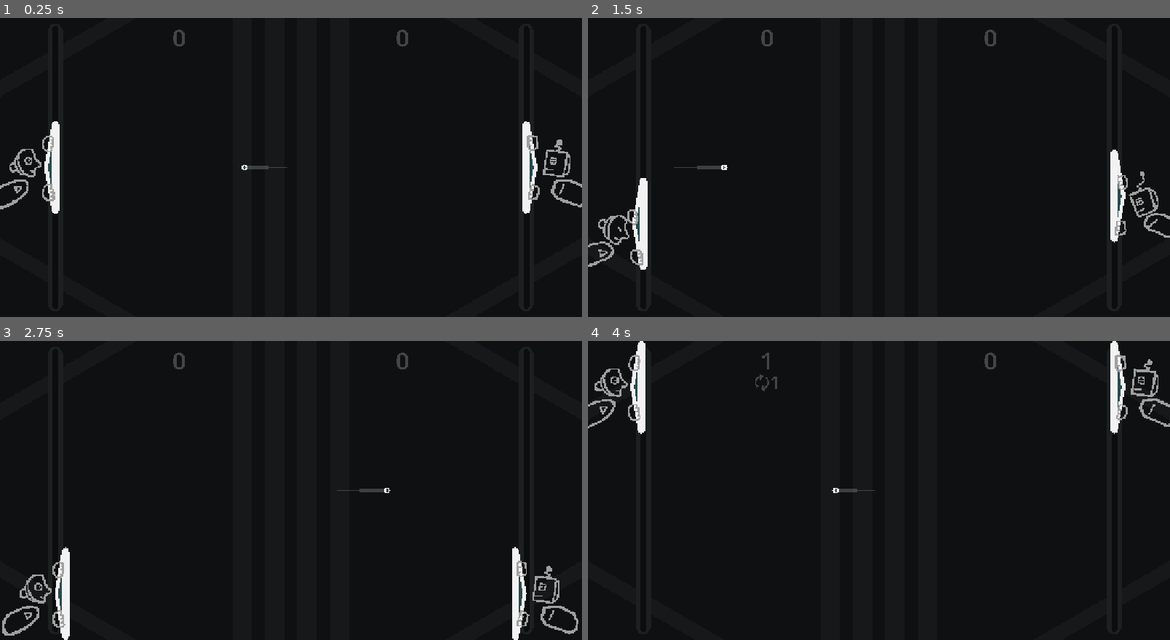
Above: before the commit, frames 1-4 (two rows, left to right).
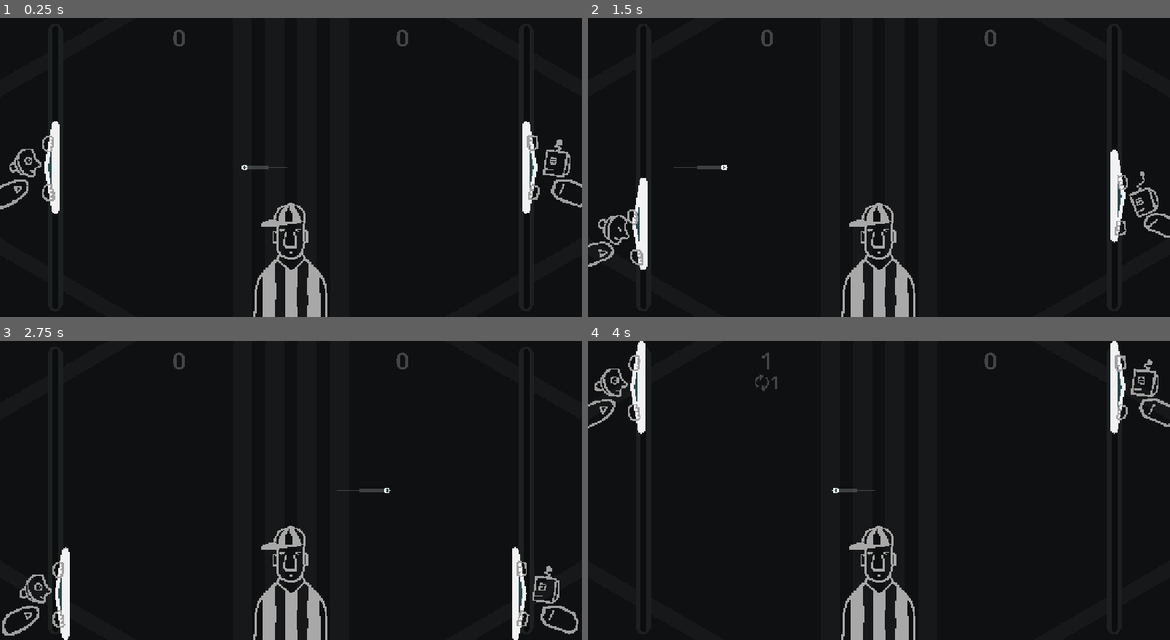
Above: after the commit, the same moments.

Repository: pixerhp/Pixers-Pong
Game: Godot game, scene res://scenes/topscenes/gameplay_topscene.tscn
The game is run twice, just before and just after one commit, with the same random seed, the same clock (stepped at 60 frames per second) and the same inputs.
Inputs (mouse positions are in pixels of both pictures, inside the frame that each line leads up to):
- Up to frame 1 (0.25 s): no input
- Up to frame 2 (1.5 s): move the mouse to (1007, 152) at 0.52 s; hold D (plr1_bump_right) 0.53-1.28 s; tap Shift (plr1_slow) at 0.6 s; click (1007, 152) at 0.67 s; move the mouse to (762, 182) at 1.27 s; hold S (plr1_down) from 1.28 s (still down); tap Keypad 0 (plr2_slow) at 1.35 s
- Up to frame 3 (2.75 s): move the mouse to (349, 424) at 2.02 s; release S (plr1_down) at 2.03 s; hold D (plr1_bump_right) from 2.03 s (still down); tap Shift (plr1_slow) at 2.1 s
- Up to frame 4 (4 s): move the mouse to (849, 550) at 2.77 s; release D (plr1_bump_right) at 2.78 s; hold W (plr1_up) 2.78-3.53 s; tap Keypad 0 (plr2_slow) at 2.85 s; click (849, 550) at 2.92 s; move the mouse to (1053, 535) at 3.52 s; hold A (plr1_bump_left) from 3.53 s (still down); tap Shift (plr1_slow) at 3.6 s

The runs differ from the first frame. In frame 1, 1.7% of the frame differs, in the area x 43-57%, y 61-100%; in frame 2, 1.7%; in frame 3, 1.7%; in frame 4, 1.7%.

Commit message:
Add art test referee sprite

Diff:
--- a/scenes/topscenes/gameplay_topscene.tscn
+++ b/scenes/topscenes/gameplay_topscene.tscn
@@ -4,6 +4,7 @@
 [ext_resource type="ArrayMesh" uid="uid://dhcyjins7o86k" path="res://assets/models/ball_torus.obj" id="2_rncwu"]
 [ext_resource type="PackedScene" uid="uid://vis13u150xqs" path="res://scenes/paddle.tscn" id="3_ks65t"]
 [ext_resource type="PackedScene" uid="uid://cl8bpv2wpw7wx" path="res://scenes/score_streak_container.tscn" id="4_pyq0w"]
+[ext_resource type="Texture2D" uid="uid://cc25j0nn47ytn" path="res://assets/art/referee.png" id="5_ks65t"]
 
 [sub_resource type="QuadMesh" id="QuadMesh_emnkm"]
 size = Vector2(350, 31.5)
@@ -205,3 +206,7 @@
 target_position = Vector2(0, 0)
 collide_with_areas = true
 collide_with_bodies = false
+
+[node name="Referee" type="Sprite2D" parent="." unique_id=1232849438]
+position = Vector2(631, 526)
+texture = ExtResource("5_ks65t")
Binary file added: assets/art/referee.png
Not shown, added: assets/art/referee.png.import
